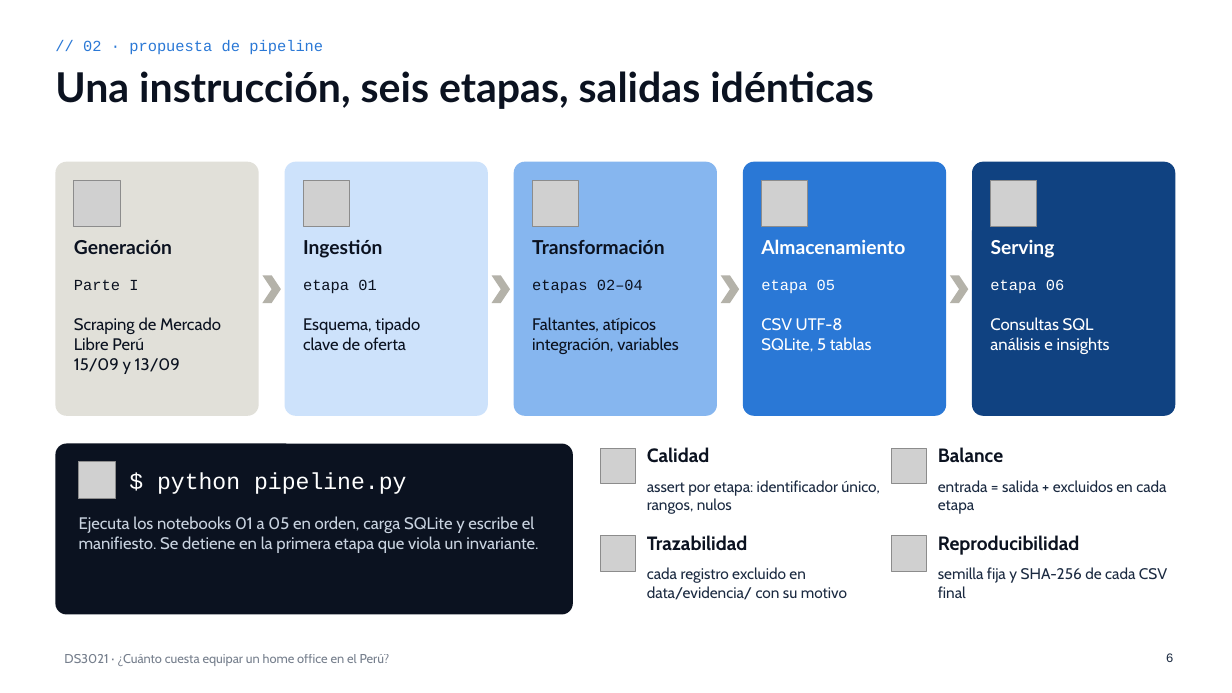
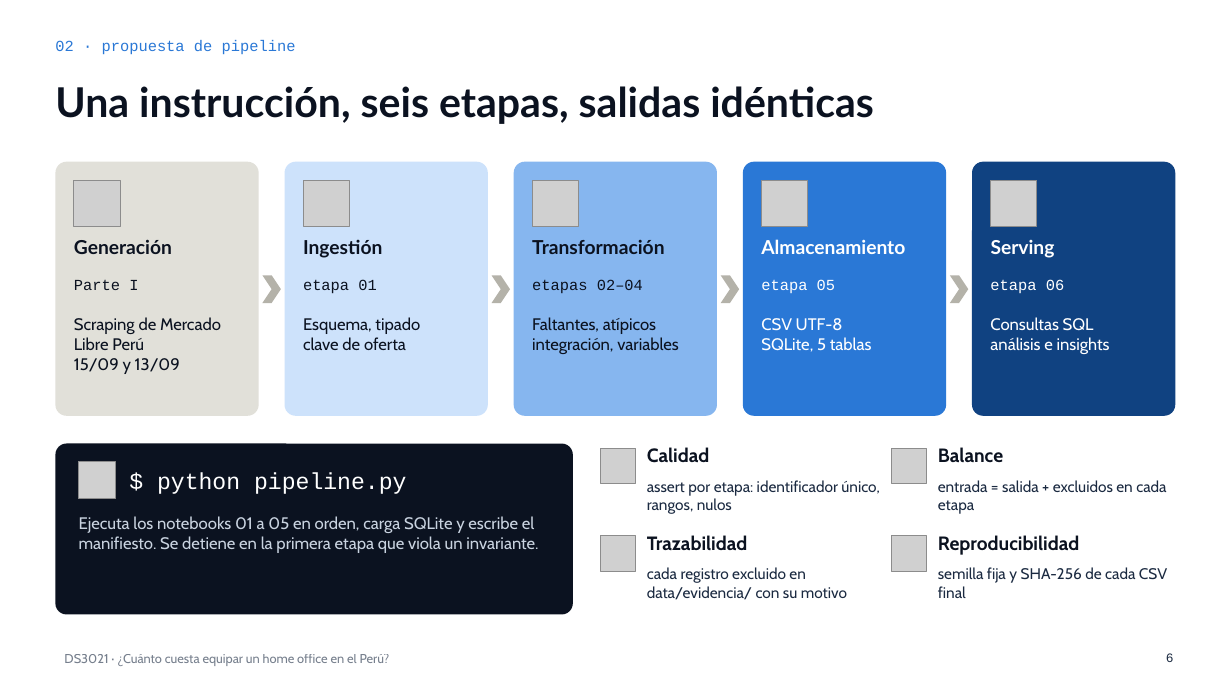
Before and after one commit to josueroc/proyectoacd_mercadolibre, a slide deck: slide 6 of docs/parte_2/presentacion/Presentacion_Parte_II_DS3021.pptx. Drawn at 1232x693 pixels with LibreOffice and Linux fonts; fonts in the diff are those of the drawing; grey boxes stand for pictures. Boxes give left, top, right and bottom in pixels: in the first picture for what was removed or moved away, otherwise in the second. Text is boxed around its words. In the diff, an @@ line names an element or a change of style, - is before the commit and + after.

```diff
--- a/docs/parte_2/presentacion/Presentacion_Parte_II_DS3021.pptx
+++ b/docs/parte_2/presentacion/Presentacion_Parte_II_DS3021.pptx
@@ text at box(55, 40, 296, 55): text changed @@
-// 02 · propuesta de pipeline
+02 · propuesta de pipeline
@@ title "Una instrucción, seis etapas, salidas ...": place and size @@
-title "Una instrucción, seis etapas, salidas ..." at box(55, 71, 874, 109)
+title "Una instrucción, seis etapas, salidas ..." at box(55, 86, 874, 124)
```
Also in this commit, not shown: 21 other slides changed, 1 other file.
